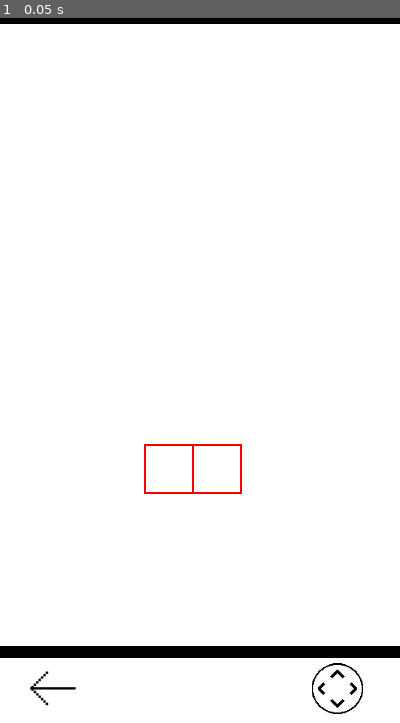
Above: before the commit, frame 1.
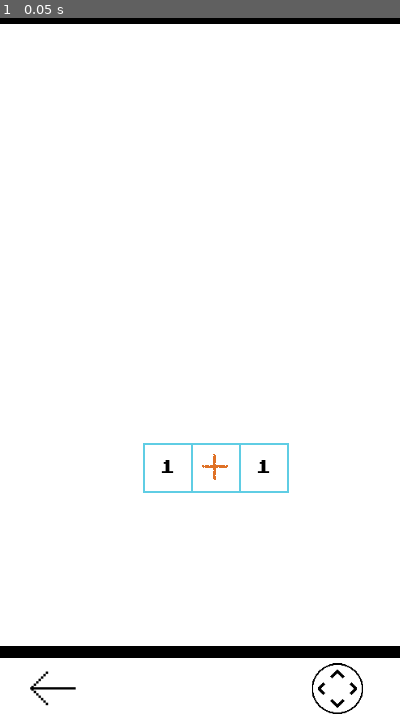
Above: after the commit, the same moment.

Repository: DobryPpz/commath
Game: Godot game, scene res://src/poziomy/Level_1.tscn
Same seed, same stepped clock (60 frames per second), same inputs: the game is played once before the commit and once after it. This scene is started directly instead of the project's main scene.
Inputs:
- Up to frame 1 (0.05 s): no input

The runs differ from the first frame. In frame 1, 0.6% of the frame differs, in the area x 35-73%, y 60-68%.

Commit message:
dodanie zaznaczania trójek liczba-działanie-liczba

Diff:
--- /dev/null
+++ b/src/Liczba.gd
@@ -0,0 +1,16 @@
+extends Node2D
+
+export var val = 1
+onready var untouched = load("res://grafika/kwadracik.png")
+onready var touched = load("res://grafika/wybor.png")
+
+func _ready():
+	$Label.text = str(val)
+	print(int($Label.text))
+	$TouchScreenButton.set_passby_press(true)
+
+
+
+
+func _on_TouchScreenButton_pressed():
+	$Sprite.texture = touched
--- /dev/null
+++ b/src/Liczba.tscn
@@ -0,0 +1,33 @@
+[gd_scene load_steps=5 format=2]
+
+[ext_resource path="res://fonts/PressStart2P-Regular.ttf" type="DynamicFontData" id=1]
+[ext_resource path="res://src/Liczba.gd" type="Script" id=2]
+[ext_resource path="res://grafika/kwadracik.png" type="Texture" id=3]
+
+[sub_resource type="DynamicFont" id=1]
+size = 15
+font_data = ExtResource( 1 )
+
+[node name="Liczba" type="Node2D"]
+script = ExtResource( 2 )
+val = 6
+
+[node name="TouchScreenButton" type="TouchScreenButton" parent="."]
+position = Vector2( -17, -17 )
+normal = ExtResource( 3 )
+pressed = ExtResource( 3 )
+
+[node name="Label" type="Label" parent="."]
+margin_right = 40.0
+margin_bottom = 40.0
+custom_fonts/font = SubResource( 1 )
+custom_colors/font_color = Color( 0, 0, 0, 1 )
+text = "5"
+__meta__ = {
+"_edit_use_anchors_": false
+}
+
+[node name="Sprite" type="Sprite" parent="."]
+position = Vector2( 8, 8 )
+texture = ExtResource( 3 )
+[connection signal="pressed" from="TouchScreenButton" to="." method="_on_TouchScreenButton_pressed"]
--- a/src/Menu.gd
+++ b/src/Menu.gd
@@ -10,6 +10,10 @@
 func _ready():
 	print(autoload.get_level())
 	print(autoload.level_icons[1])
+	var e = Expression.new()
+	e.parse("3*3")
+	var result = e.execute()
+	print(result)
 
 # Called every frame. 'delta' is the elapsed time since the previous frame.
 #func _process(delta):
--- /dev/null
+++ b/src/Minus.tscn
@@ -0,0 +1,3 @@
+[gd_scene format=2]
+
+[node name="Minus" type="Node2D"]
--- /dev/null
+++ b/src/Plus.gd
@@ -0,0 +1,15 @@
+extends Node2D
+
+onready var untouched = load("res://grafika/kwadracik.png")
+onready var touched = load("res://grafika/wybor.png")
+
+func _ready():
+	$TouchScreenButton.set_passby_press(true)
+
+
+
+
+
+
+func _on_TouchScreenButton_pressed():
+	$Sprite.texture = touched
--- /dev/null
+++ b/src/Plus.tscn
@@ -0,0 +1,20 @@
+[gd_scene load_steps=4 format=2]
+
+[ext_resource path="res://grafika/kwadracik.png" type="Texture" id=1]
+[ext_resource path="res://grafika/plus.png" type="Texture" id=2]
+[ext_resource path="res://src/Plus.gd" type="Script" id=3]
+
+[node name="Plus" type="Node2D"]
+script = ExtResource( 3 )
+
+[node name="TouchScreenButton" type="TouchScreenButton" parent="."]
+position = Vector2( -25, -25 )
+normal = ExtResource( 1 )
+pressed = ExtResource( 1 )
+
+[node name="Sprite" type="Sprite" parent="."]
+texture = ExtResource( 1 )
+
+[node name="Sprite2" type="Sprite" parent="."]
+texture = ExtResource( 2 )
+[connection signal="pressed" from="TouchScreenButton" to="." method="_on_TouchScreenButton_pressed"]
--- /dev/null
+++ b/src/Podzielic.tscn
@@ -0,0 +1,3 @@
+[gd_scene format=2]
+
+[node name="Podzielic" type="Node2D"]
--- /dev/null
+++ b/src/Pointer.tscn
@@ -0,0 +1,16 @@
+[gd_scene load_steps=3 format=2]
+
+[ext_resource path="res://grafika/kwadracik.png" type="Texture" id=1]
+
+[sub_resource type="RectangleShape2D" id=1]
+extents = Vector2( 5.24965, 5.21019 )
+
+[node name="Pointer" type="Node2D"]
+
+[node name="Sprite" type="Sprite" parent="."]
+texture = ExtResource( 1 )
+
+[node name="KinematicBody2D" type="KinematicBody2D" parent="."]
+
+[node name="CollisionShape2D" type="CollisionShape2D" parent="KinematicBody2D"]
+shape = SubResource( 1 )
--- /dev/null
+++ b/src/Razy.tscn
@@ -0,0 +1,3 @@
+[gd_scene format=2]
+
+[node name="Razy" type="Node2D"]
--- a/src/autoload.gd
+++ b/src/autoload.gd
@@ -3,6 +3,8 @@
 var path = "res://data.json"
 
 var licza_prob = 2
+
+var okienka = Array()
 
 var level_icons = {
 	1:"res://grafika/panele_leveli/level_1.png",
--- a/src/poziomy/Level_1.tscn
+++ b/src/poziomy/Level_1.tscn
@@ -1,28 +1,24 @@
 [gd_scene load_steps=5 format=2]
 
 [ext_resource path="res://src/poziomy/Level_1.gd" type="Script" id=1]
-[ext_resource path="res://grafika/wybor.png" type="Texture" id=2]
 [ext_resource path="res://src/poziomy/Level_class.tscn" type="PackedScene" id=3]
-
-[sub_resource type="TileSet" id=1]
-1/name = "wybor.png 1"
-1/texture = ExtResource( 2 )
-1/tex_offset = Vector2( 0, 0 )
-1/modulate = Color( 1, 1, 1, 1 )
-1/region = Rect2( 0, 0, 50, 50 )
-1/tile_mode = 0
-1/occluder_offset = Vector2( 0, 0 )
-1/navigation_offset = Vector2( 0, 0 )
-1/shapes = [  ]
-1/z_index = 0
+[ext_resource path="res://src/Liczba.tscn" type="PackedScene" id=5]
+[ext_resource path="res://src/Plus.tscn" type="PackedScene" id=6]
 
 [node name="Level_1" type="Node2D"]
 script = ExtResource( 1 )
 
 [node name="Level_class" parent="." instance=ExtResource( 3 )]
 
-[node name="TileMap" type="TileMap" parent="."]
-tile_set = SubResource( 1 )
-cell_size = Vector2( 48, 48 )
-format = 1
-tile_data = PoolIntArray( 589827, 1, 0, 589828, 1, 0 )
+[node name="TileMap" type="Node2D" parent="."]
+
+[node name="Liczba" parent="TileMap" instance=ExtResource( 5 )]
+position = Vector2( 160, 448 )
+val = 1
+
+[node name="Plus" parent="TileMap" instance=ExtResource( 6 )]
+position = Vector2( 216, 456 )
+
+[node name="Liczba2" parent="TileMap" instance=ExtResource( 5 )]
+position = Vector2( 256, 448 )
+val = 1
--- a/src/poziomy/Level_class.gd
+++ b/src/poziomy/Level_class.gd
@@ -4,18 +4,27 @@
 var przesuwanie
 var pos_x
 var pos_y
+var pos_pointer
 onready var tilmap = get_parent().get_node("TileMap")
+onready var niepressed = load("res://grafika/move_off.png")
+onready var takpressed = load("res://grafika/move_on.png")
+#onready var pointer_scene = load("res://src/Pointer.tscn")
+var pointer
 
 func _ready():
 	set_process(false)
 	przesuwanie = false
 
+
 func _process(delta):
-	tilmap.position.x += get_local_mouse_position().x - pos_x
-	tilmap.position.y += get_local_mouse_position().y - pos_y
-	pos_x = get_local_mouse_position().x
-	pos_y = get_local_mouse_position().y
-	pass
+	if(przesuwanie):
+		tilmap.position.x += get_local_mouse_position().x - pos_x
+		tilmap.position.y += get_local_mouse_position().y - pos_y
+		pos_x = get_local_mouse_position().x
+		pos_y = get_local_mouse_position().y
+#	else:
+#		pointer.position += get_local_mouse_position() - pos_pointer
+#		pos_pointer = get_local_mouse_position()
 
 
 func _on_back_pressed():
@@ -27,8 +36,12 @@
 	AudioMenu.play()
 	if(!przesuwanie):
 		przesuwanie = true
+		$move.normal = takpressed
+		$move.pressed = takpressed
 	else:
 		przesuwanie = false
+		$move.normal = niepressed
+		$move.pressed = niepressed
 	#tutaj włączamy przesuwanie po mapie
 
 
@@ -38,7 +51,13 @@
 		pos_x = get_local_mouse_position().x
 		pos_y = get_local_mouse_position().y
 		set_process(true)
+#	else:
+#		pos_pointer = get_local_mouse_position()
+#		pointer = pointer_scene.instance()
+#		add_child(pointer)
+#		pointer.position = get_local_mouse_position()
 
 
 func _on_plak_released():
 	set_process(false)
+	pointer.free()
Not shown, changed: exporty/commath.apk
